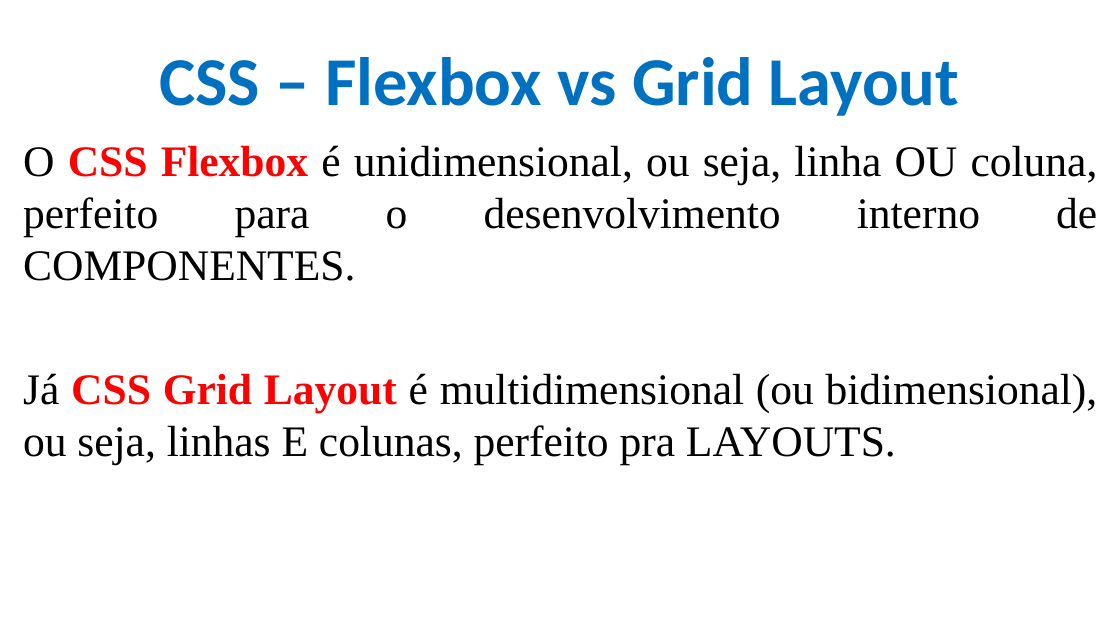
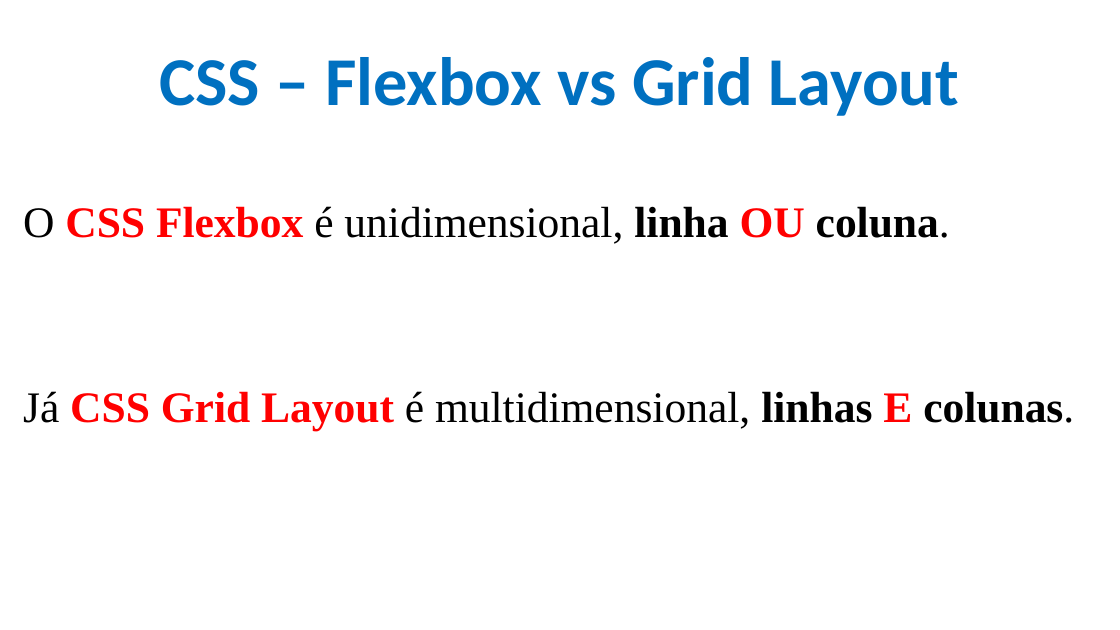
Before and after one commit to CloudEducationBrazil/WydenDesenvolvimentoWebJAVA, a slide deck: slide 4 of 01 Classes/frontend/Aula 06 Desenvolvimento de Software Java - CSS.pptx (slide 13 before the commit). Drawn at 1120x630 pixels with LibreOffice and Linux fonts; fonts in the diff are those of the drawing; background and template pictures are left out. Boxes give left, top, right and bottom in pixels: in the first picture for what was removed or moved away, otherwise in the second. Text is boxed around its words. In the diff, an @@ line names an element or a change of style, - is before the commit and + after.

```diff
--- a/01 Classes/frontend/Aula 06 Desenvolvimento de Software Java - CSS.pptx
+++ b/01 Classes/frontend/Aula 06 Desenvolvimento de Software Java - CSS.pptx
@@ text at <box>23,206,1074,431</box>: text changed; bold on @@
-O CSS Flexbox é unidimensional, ou seja, linha OU coluna, perfeito para o desenvolvimento interno de COMPONENTES.
-Já CSS Grid Layout é multidimensional (ou bidimensional), ou seja, linhas E colunas, perfeito pra LAYOUTS.
+O CSS Flexbox é unidimensional, linha OU coluna.
+Já CSS Grid Layout é multidimensional, linhas E colunas.
```
Also in this commit, not shown: 8 other slides changed, 14 slides added, 18 slides removed, 38 other files.
